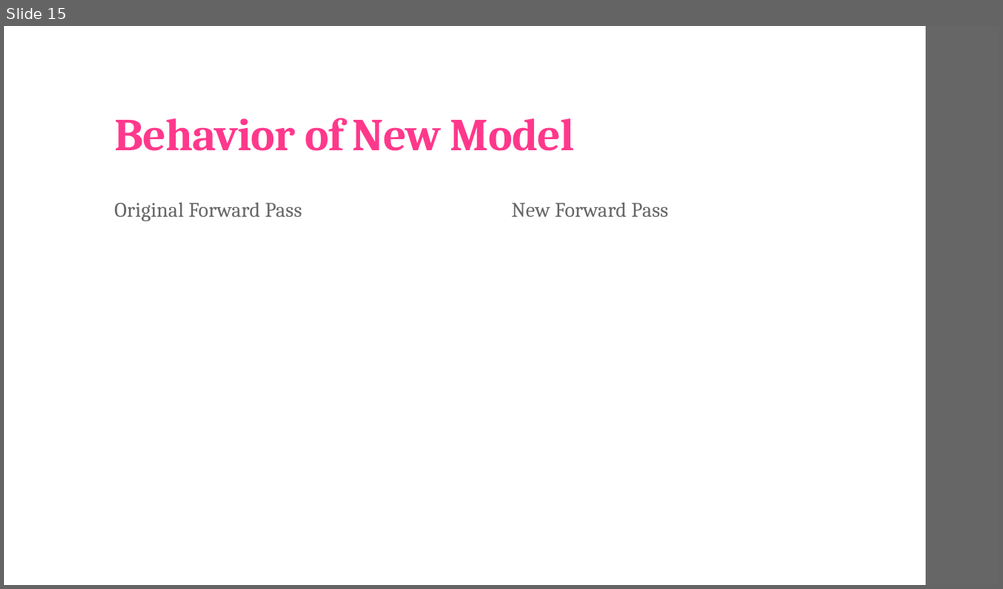
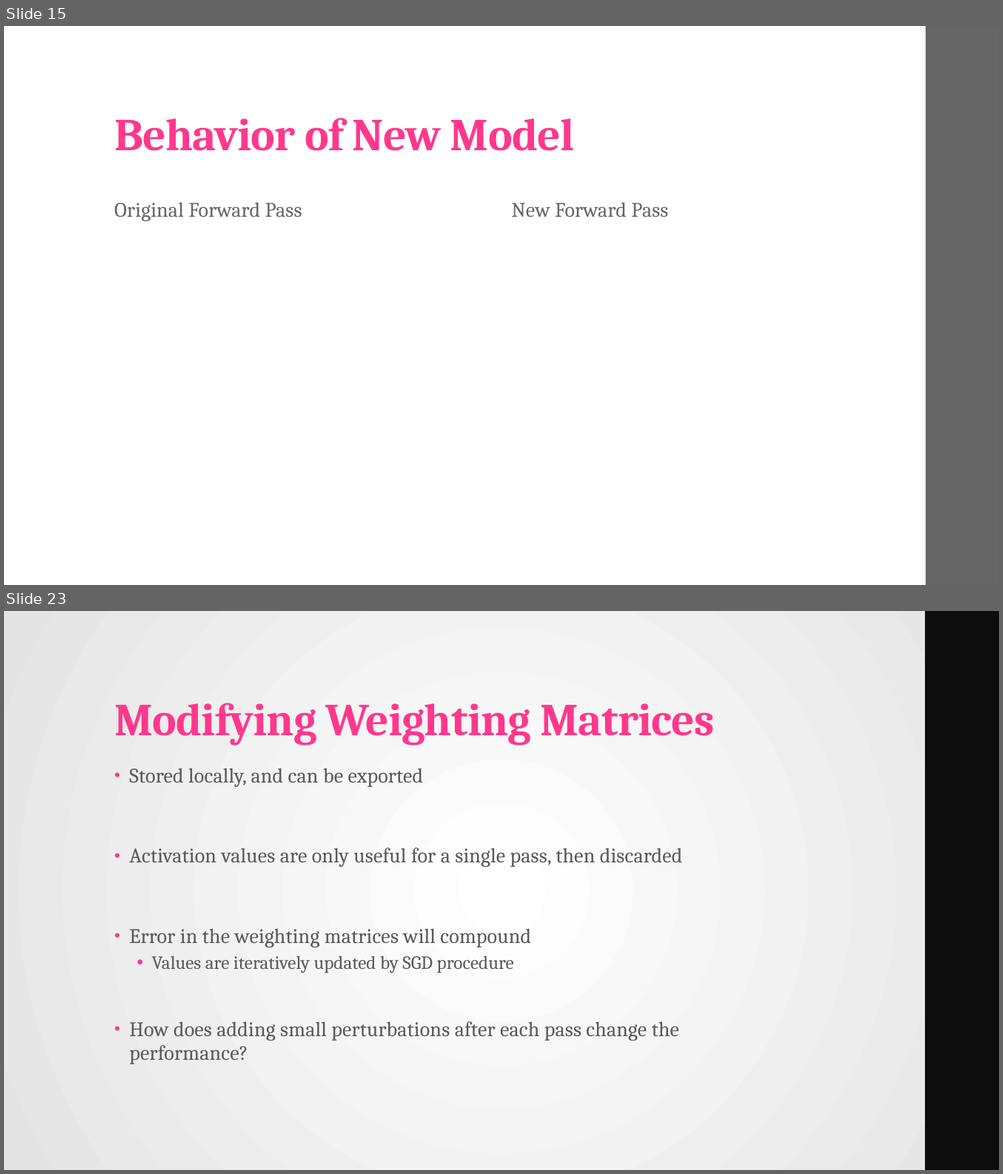
Before and after one commit to landonbuell/Convolutional-Neural-Networks, a slide deck: Presentations/02_04_2020/Modifying Layer Activations.pptx. Shown one above the other, each under a label of ours: slide 15 before the commit, slides 15 and 23 after it; the slides between them are not shown. The pictures are 1003x589 and 1003x1174 pixels, drawn with LibreOffice and Linux fonts; fonts in the diff are those of the drawing; grey boxes stand for pictures. Boxes give left, top, right and bottom in pixels: in the first picture for what was removed or moved away, otherwise in the second. Text is boxed around its words. In the diff, an @@ line names an element or a change of style, - is before the commit and + after.

```diff
--- a/Presentations/02_04_2020/Modifying Layer Activations.pptx
+++ b/Presentations/02_04_2020/Modifying Layer Activations.pptx
@@ slide 23 added at [4, 611, 999, 1170], background gradient #FFFFFF to #E5E5E5; not listed: 1 template element that a slide beside it also shows @@
@@ rectangle added at [4, 611, 999, 1170], fill gradient #FFFFFF to #E5E5E5 @@
@@ rectangle added at [925, 611, 999, 1170], fill #0D0D0D @@
@@ title added at [114, 703, 714, 745], 44 pt, text #FF388C, bold @@
+Modifying Weighting Matrices
@@ text added at [129, 768, 683, 1065], 20 pt, text #595959 @@
+• Stored locally, and can be exported
+• Activation values are only useful for a single pass, then discarded
+• Error in the weighting matrices will compound
+  • Values are iteratively updated by SGD procedure
+• How does adding small perturbations after each pass change the performance?
```
Also in this commit, not shown: 4 slides changed, 9 other slides added, 5 other files.
